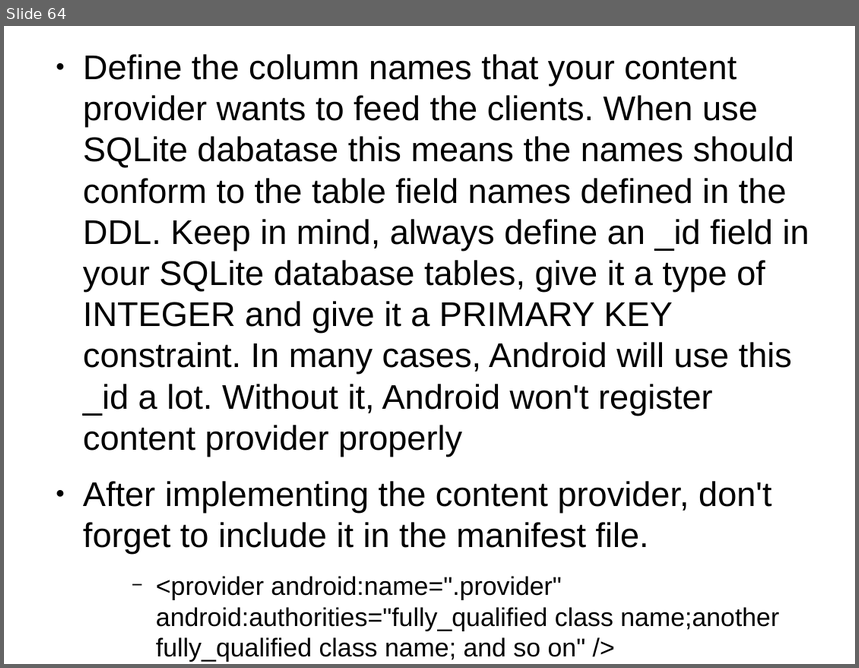
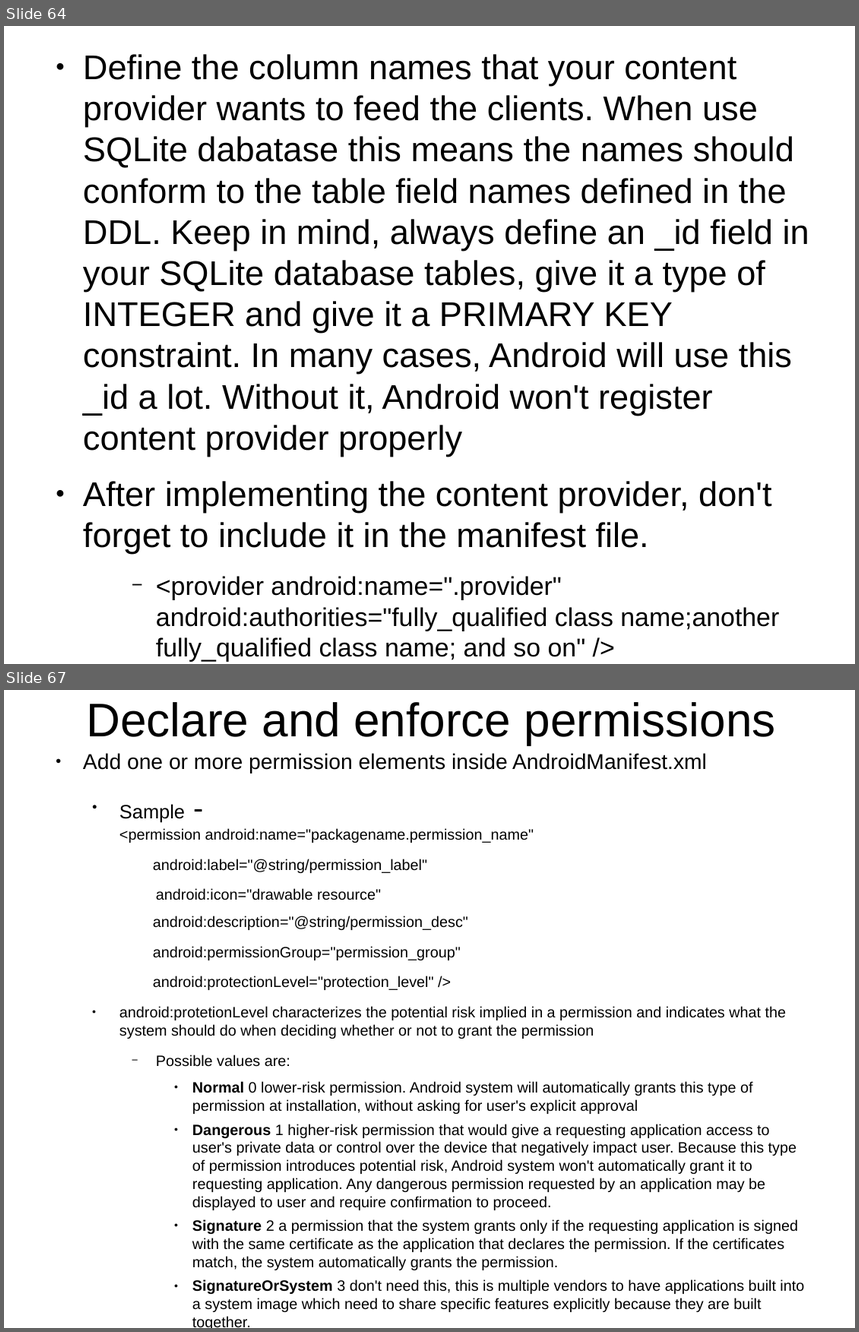
Before and after one commit to thegreatdao/testa, a slide deck: assets/android2.odp. Shown one above the other, each under a label of ours: slide 64 before the commit, slides 64 and 67 after it; the slides between them are not shown. The pictures are 859x668 and 859x1332 pixels, drawn with LibreOffice and Linux fonts; fonts in the diff are those of the drawing. Boxes give left, top, right and bottom in pixels: in the first picture for what was removed or moved away, otherwise in the second. Text is boxed around its words. In the diff, an @@ line names an element or a change of style, - is before the commit and + after.

Commit message:
added more stuff to doc

```diff
--- a/assets/android2.odp
+++ b/assets/android2.odp
@@ slide 67 added at bbox=[4, 690, 855, 1328], background #FFFFFF @@
@@ title added at bbox=[87, 702, 776, 745], 44 pt, text #000000 @@
+Declare and enforce permissions
@@ text added at bbox=[83, 753, 804, 1328], 14 pt, text #000000 @@
+● Add one or more permission elements inside AndroidManifest.xml
+  ● Sample -
+    <permission android:name="packagename.permission_name"
+  android:label="@string/permission_label"
+    android:icon="drawable resource"
+  android:description="@string/permission_desc"
+  android:permissionGroup="permission_group"
+  android:protectionLevel="protection_level" />
+  ● android:protetionLevel characterizes the potential risk implied in a permission and indicates what the system should do when deciding whether or not to grant the permission
+    − Possible values are:
+      ● Normal 0 lower-risk permission. Android system will automatically grants this type of permission at installation, without asking for user's explicit approval
+      ● Dangerous 1 higher-risk permission that would give a requesting application access to user's private data or control over the device that negatively impact user. Because this type of permission introduces potential risk, Android system won't automatically grant it to requesting application. Any dangerous permission requested by an application may be displayed to user and require confirmation to proceed.
+      ● Signature 2 a permission that the system grants only if the requesting application is signed with the same certificate as the application that declares the permission. If the certificates match, the system automatically grants the permission.
+      ● SignatureOrSystem 3 don't need this, this is multiple vendors to have applications built into a system image which need to share specific features explicitly because they are built together.
```
Also in this commit, not shown: 7 other slides added.
